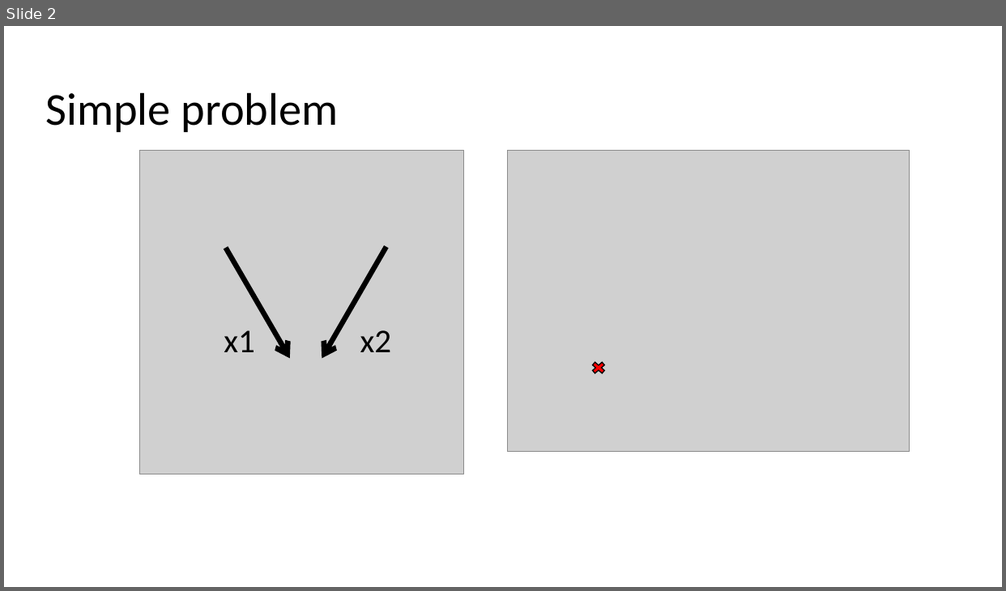
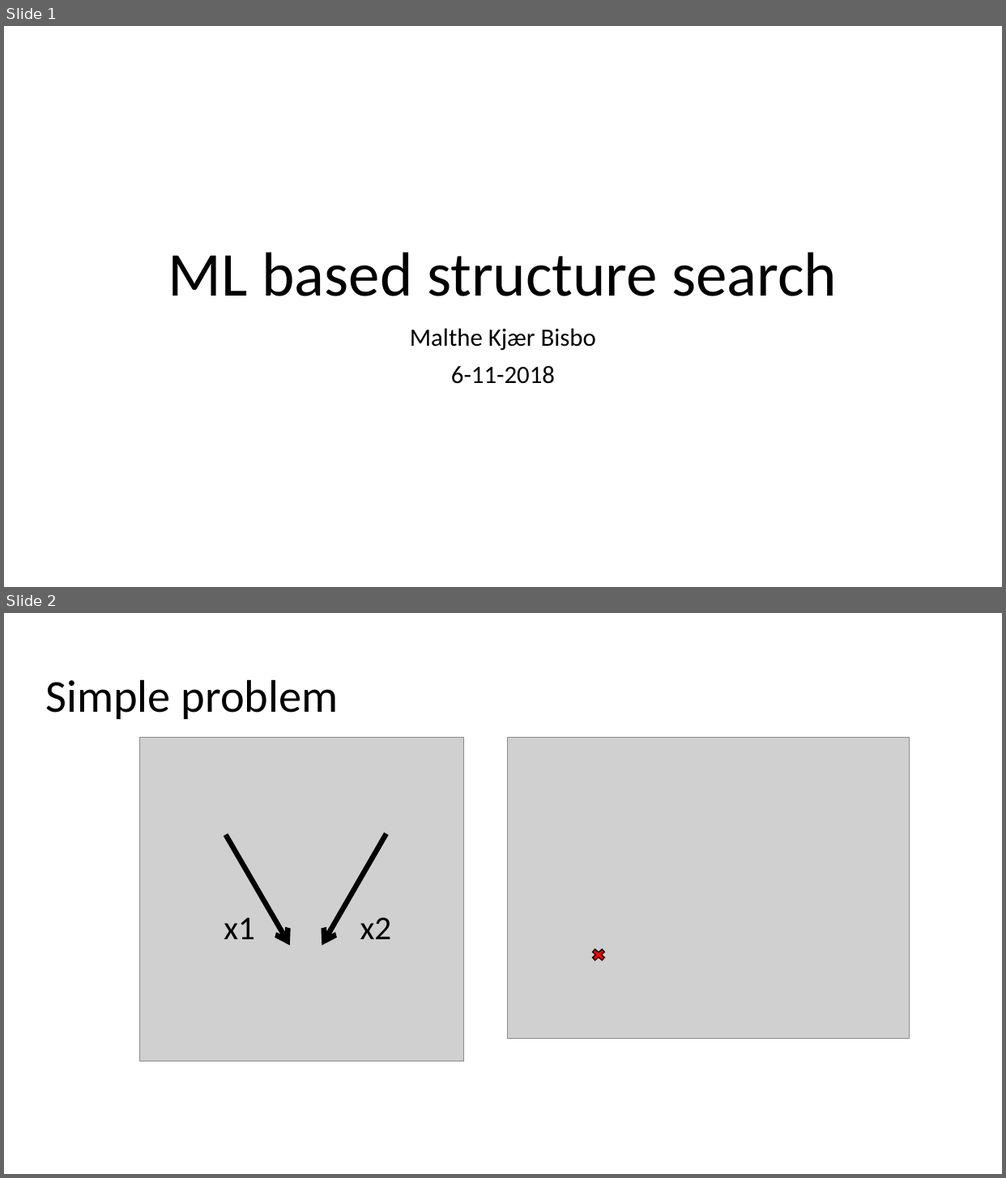
Before and after one commit to MaltheBisbo/learningForces, a slide deck: Presentations/Group meetings/2018-11-6-Malthe.pptx. Shown one above the other, each under a label of ours: slide 2 before the commit, slides 1 and 2 after it. The pictures are 1006x591 and 1006x1178 pixels, drawn with LibreOffice and Linux fonts; fonts in the diff are those of the drawing; grey boxes stand for pictures. Boxes give left, top, right and bottom in pixels: in the first picture for what was removed or moved away, otherwise in the second. Text is boxed around its words. In the diff, an @@ line names an element or a change of style, - is before the commit and + after.

```diff
--- a/Presentations/Group meetings/2018-11-6-Malthe.pptx
+++ b/Presentations/Group meetings/2018-11-6-Malthe.pptx
@@ slide 1 added at <box>4,26,1002,587</box>, background #FFFFFF @@
@@ title added at <box>168,252,837,297</box>, 60 pt, text #000000 @@
+ML based structure search
@@ subtitle added at <box>410,328,596,384</box>, 24 pt, text #000000 @@
+Malthe Kjær Bisbo
+6-11-2018
```
Also in this commit, not shown: 18 other slides added, 2 slides removed, 3 other files.
